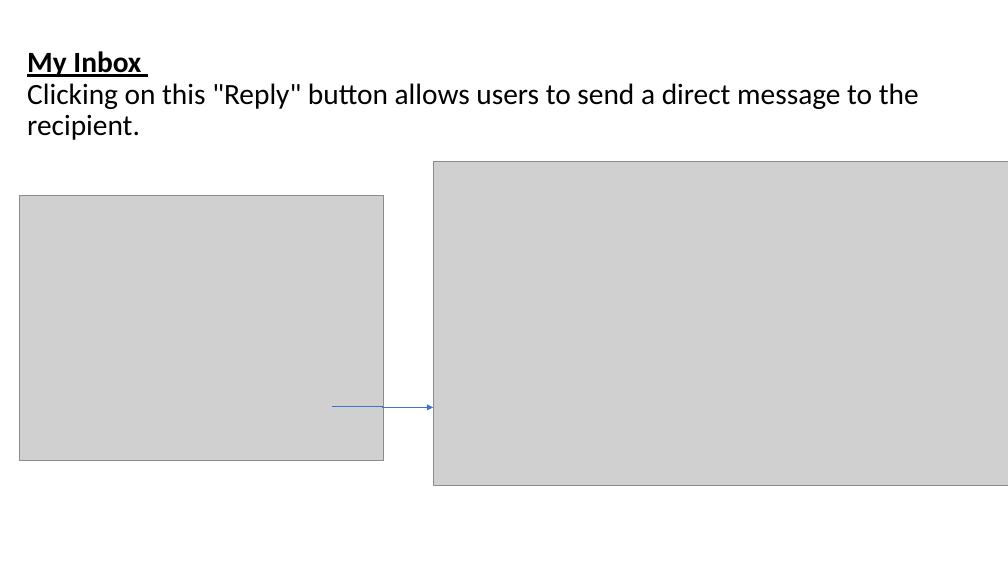
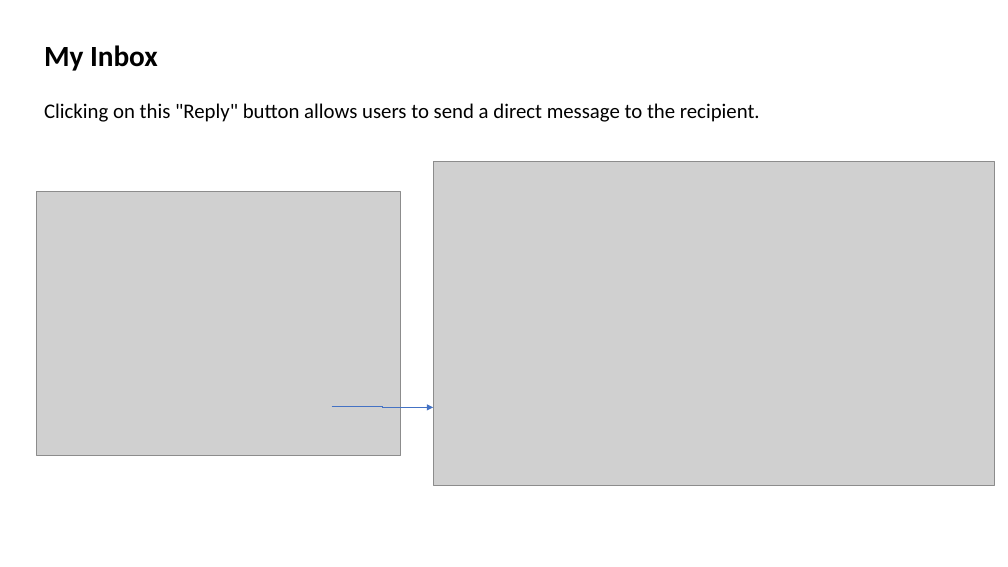
Before and after one commit to farhana2023/HRSystem, a slide deck: slide 15 of StaffSphere.pptx. Drawn at 1008x567 pixels with LibreOffice and Linux fonts; fonts in the diff are those of the drawing; grey boxes stand for pictures. Boxes give left, top, right and bottom in pixels: in the first picture for what was removed or moved away, otherwise in the second. Text is boxed around its words. In the diff, an @@ line names an element or a change of style, - is before the commit and + after.

```diff
--- a/StaffSphere.pptx
+++ b/StaffSphere.pptx
@@ title "My Inbox Clicking on this ...": place and size @@
-title "My Inbox Clicking on this ..." at bbox=[27, 51, 919, 140]
+title "My Inbox Clicking on this ..." at bbox=[44, 45, 760, 122]
@@ title "My Inbox Clicking on this ..." at bbox=[44, 45, 760, 122]: size 28 to 27.9 pt, underline off in "My Inbox"; size 28 to 19.8 pt @@
@@ picture: place and size @@
-picture at bbox=[433, 162, 1008, 485]
+picture at bbox=[433, 162, 994, 485]
@@ picture: place and size @@
-picture at bbox=[20, 195, 383, 460]
+picture at bbox=[36, 191, 400, 456]
```
Also in this commit, not shown: 38 other slides changed, 1 slide removed, 1 other file.
